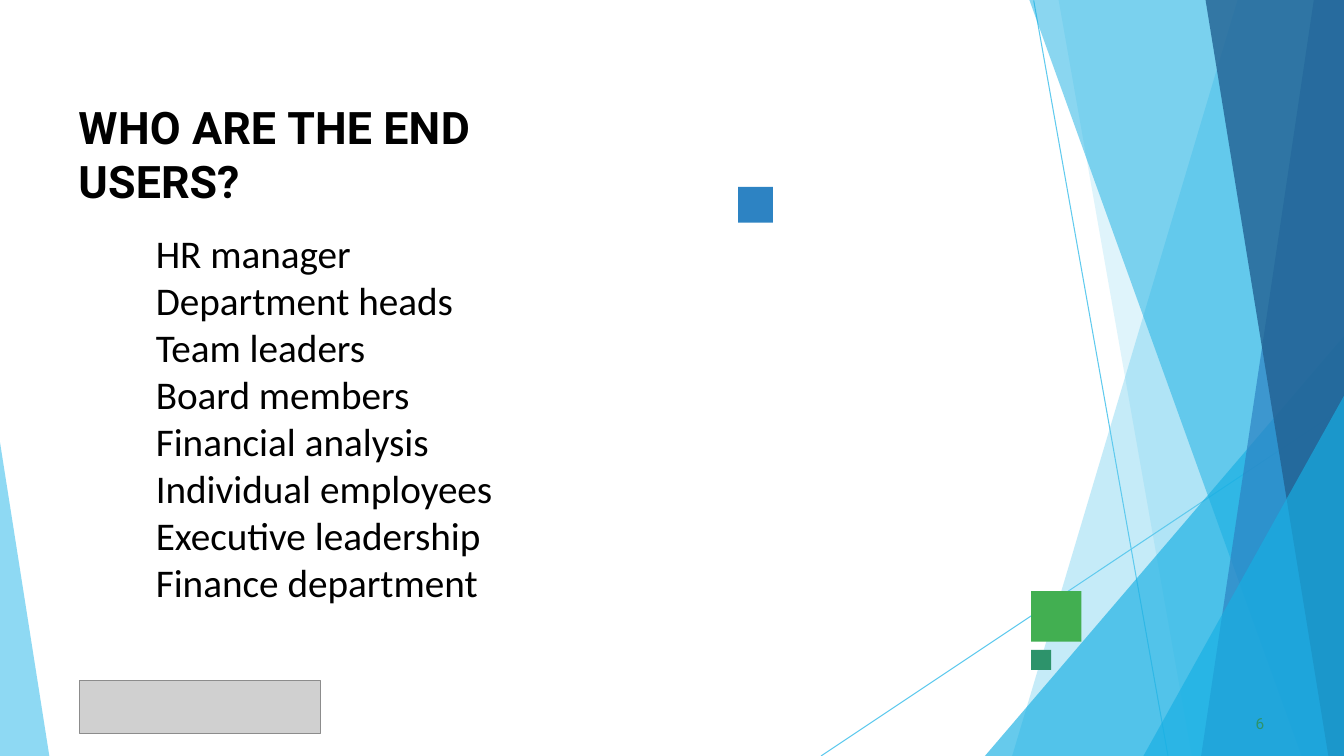
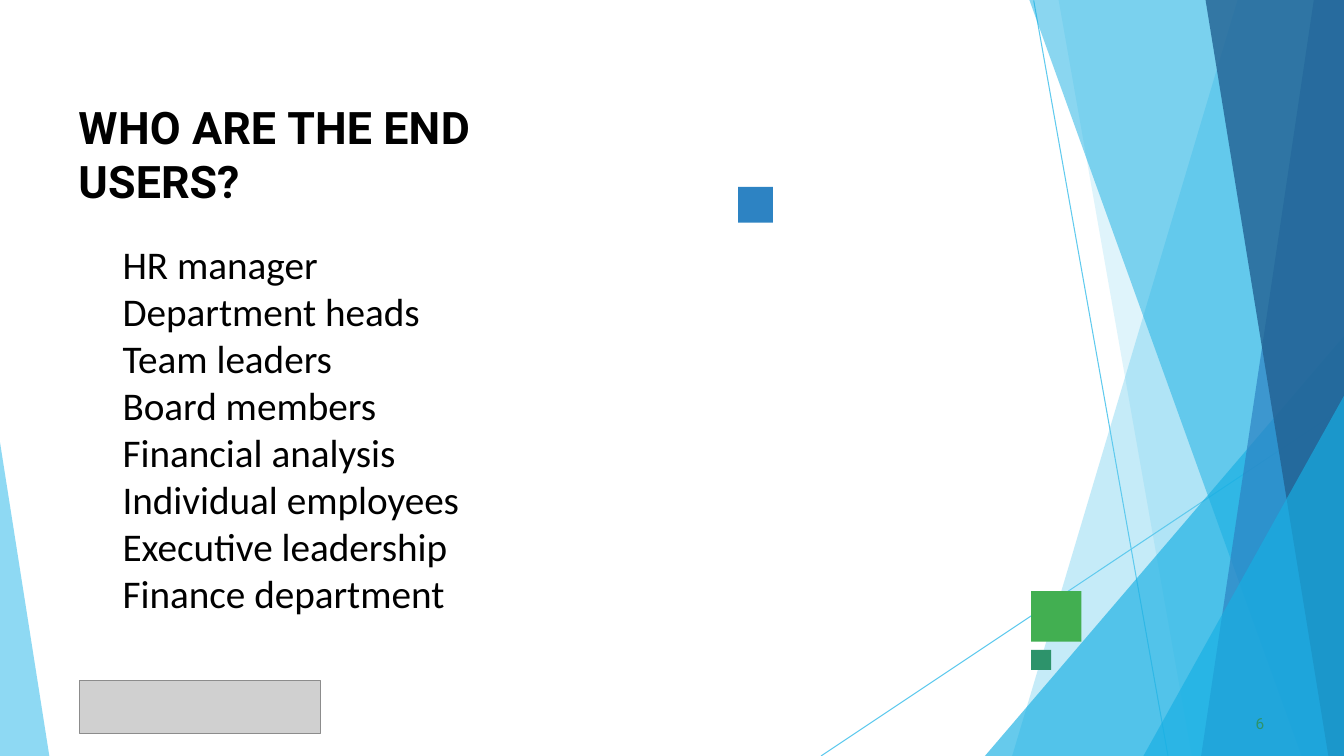
Before and after one commit to Shammmmmmmm/TNSDC-DATA-ANALYTICS, a slide deck: slide 6 of Employee_Data_Analysis_2.pptx. Drawn at 1344x756 pixels with LibreOffice and Linux fonts; fonts in the diff are those of the drawing; grey boxes stand for pictures. Boxes give left, top, right and bottom in pixels: in the first picture for what was removed or moved away, otherwise in the second. Text is boxed around its words. In the diff, an @@ line names an element or a change of style, - is before the commit and + after.

```diff
--- a/Employee_Data_Analysis_2.pptx
+++ b/Employee_Data_Analysis_2.pptx
@@ text "HR manager Department heads Team ...": place and size @@
-text "HR manager Department heads Team ..." at bbox=[156, 243, 492, 604]
+text "HR manager Department heads Team ..." at bbox=[123, 254, 459, 615]
```
Also in this commit, not shown: 10 other slides changed.
